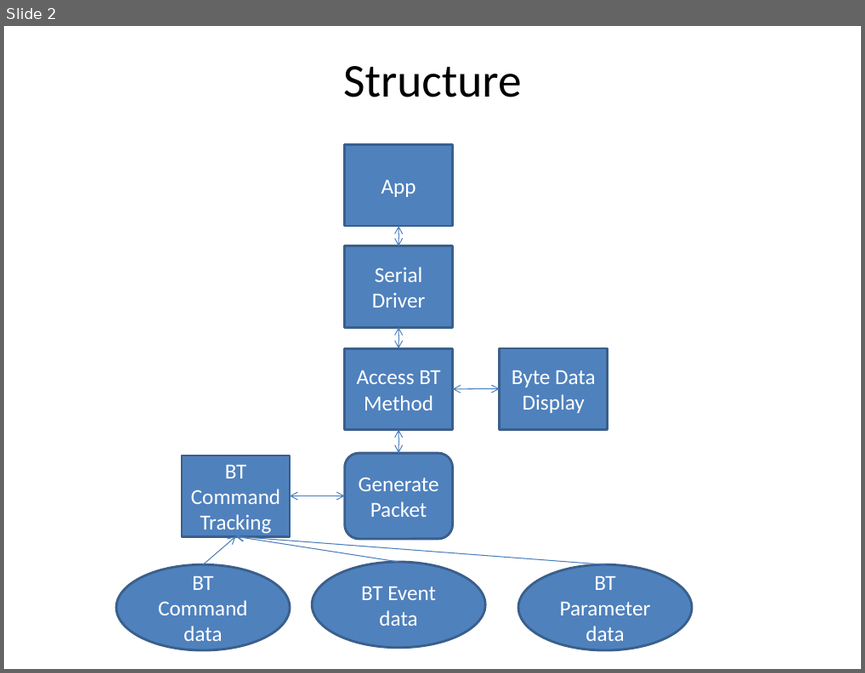
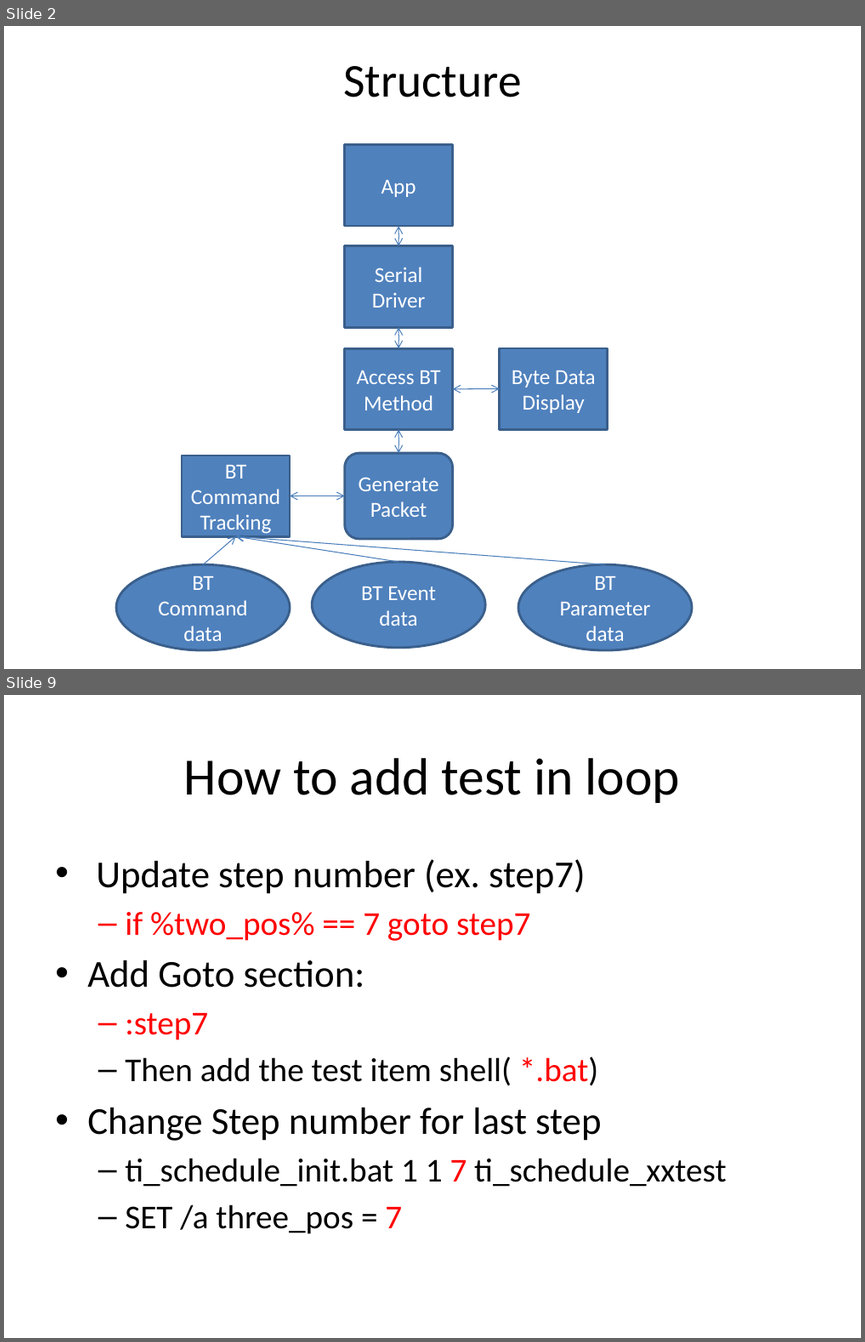
Before and after one commit to Wayne777Chiu/python_bt_hci_cmd_test, a slide deck: doc/structure.pptx. Shown one above the other, each under a label of ours: slide 2 before the commit, slides 2 and 9 after it; the slides between them are not shown. The pictures are 865x673 and 865x1342 pixels, drawn with LibreOffice and Linux fonts; fonts in the diff are those of the drawing. Boxes give left, top, right and bottom in pixels: in the first picture for what was removed or moved away, otherwise in the second. Text is boxed around its words. In the diff, an @@ line names an element or a change of style, - is before the commit and + after.

```diff
--- a/doc/structure.pptx
+++ b/doc/structure.pptx
@@ slide 9 added at (4,695,861,1338), background #FFFFFF @@
@@ title added at (184,758,680,803), 44 pt, text #000000 @@
+How to add test in loop
@@ text added at (87,859,726,1234), 28 pt, text #000000 @@
+• Update step number (ex. step7)
+  – if %two_pos% == 7 goto step7
+• Add Goto section:
+  – :step7
+  – Then add the test item shell( *.bat)
+• Change Step number for last step
+  – ti_schedule_init.bat 1 1 7 ti_schedule_xxtest
+  – SET /a three_pos = 7
```
Also in this commit, not shown: 8 other slides added, 1 slide removed.
